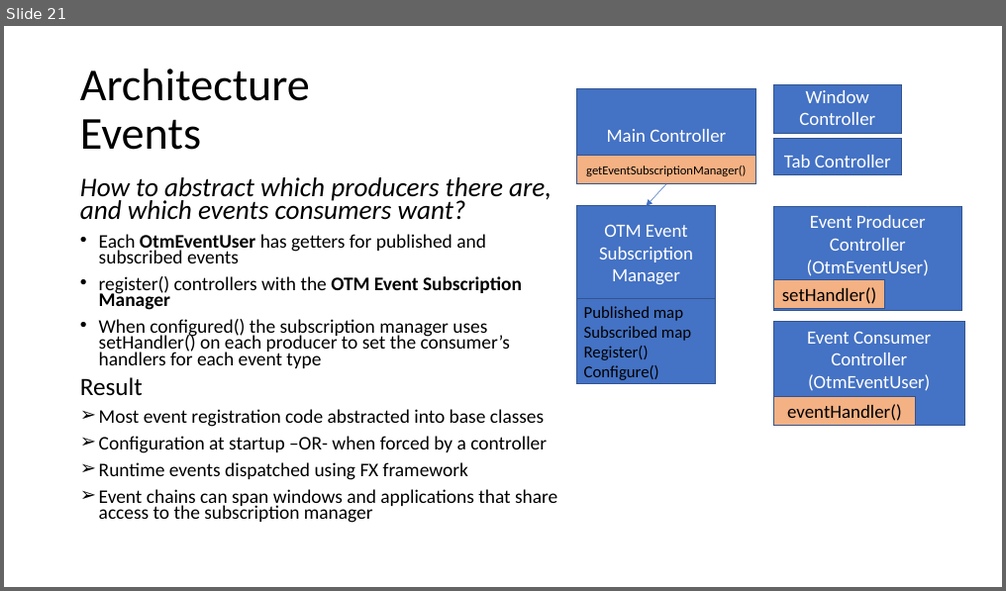
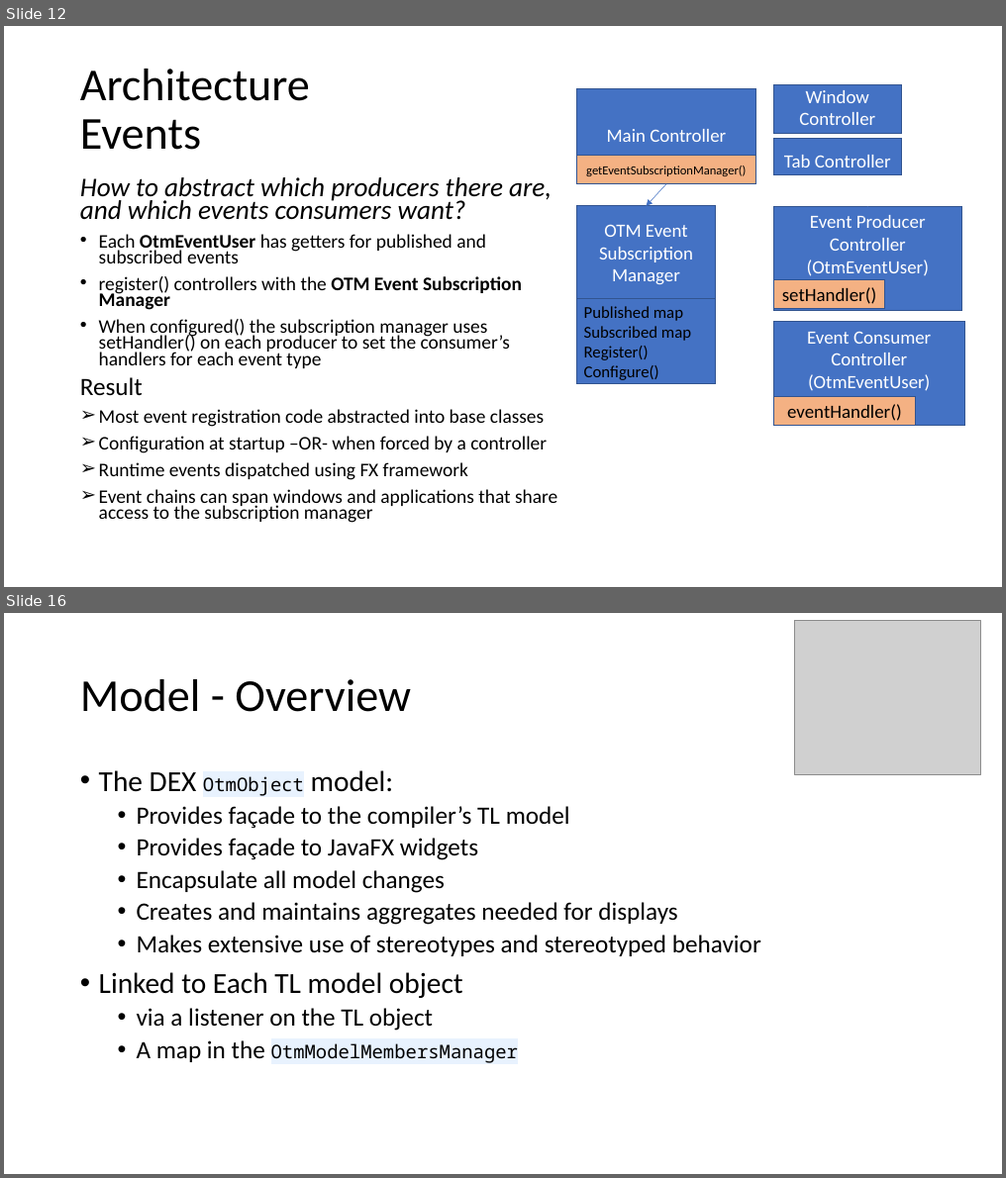
Before and after one commit to OpenTravel/OTM-DE-Utilities, a slide deck: otm-dex/OTM-DEX Architecture.pptx. Shown one above the other, each under a label of ours: slide 21 before the commit, slides 12 and 16 after it; the slides between them are not shown. The pictures are 1006x591 and 1006x1178 pixels, drawn with LibreOffice and Linux fonts; fonts in the diff are those of the drawing; grey boxes stand for pictures. Boxes give left, top, right and bottom in pixels: in the first picture for what was removed or moved away, otherwise in the second. Text is boxed around its words. In the diff, an @@ line names an element or a change of style, - is before the commit and + after.

```diff
--- a/otm-dex/OTM-DEX Architecture.pptx
+++ b/otm-dex/OTM-DEX Architecture.pptx
@@ slide 16 added at bbox=[4, 613, 1002, 1174], background #FFFFFF @@
@@ picture added at bbox=[795, 620, 981, 774] @@
@@ title added at bbox=[80, 679, 411, 712], 44 pt, text #000000 @@
+Model - Overview
@@ text added at bbox=[99, 770, 761, 1063], 24 pt, text #000000 @@
+• The DEX OtmObject model:
+  • Provides façade to the compiler’s TL model
+  • Provides façade to JavaFX widgets
+  • Encapsulate all model changes
+  • Creates and maintains aggregates needed for displays
+  • Makes extensive use of stereotypes and stereotyped behavior
+• Linked to Each TL model object
+  • via a listener on the TL object
+  • A map in the OtmModelMembersManager
@@ what was slide 21 is now slide 12 @@
```
Also in this commit, not shown: 4 slides changed, 3 other slides added, 1 slide removed.
